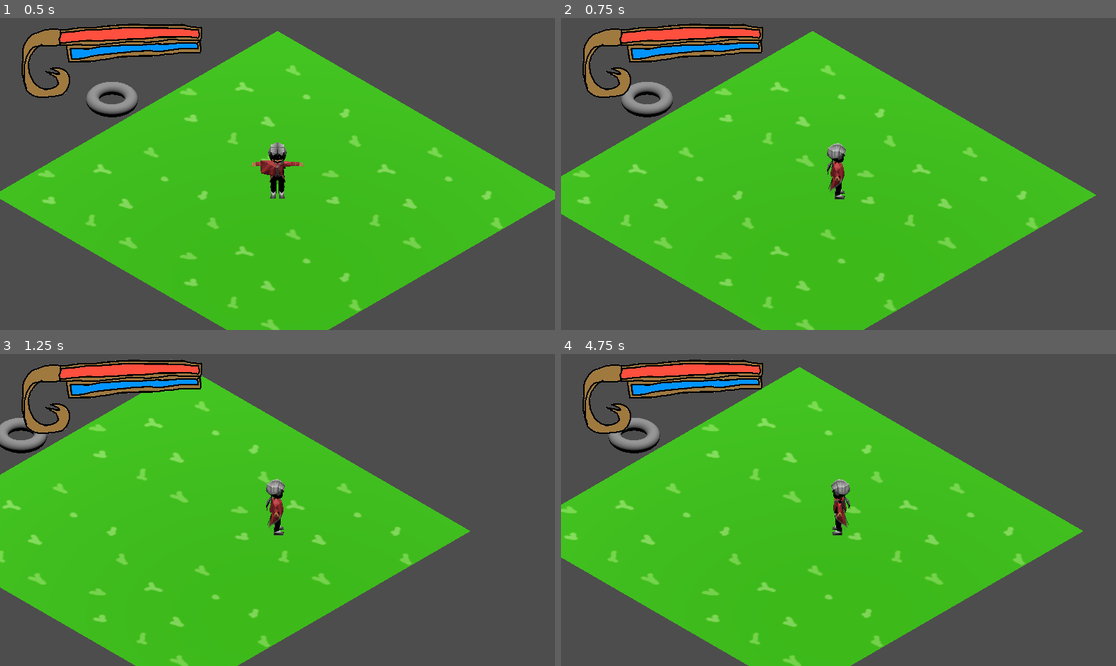
Above: before the commit, frames 1-4 (two rows, left to right).
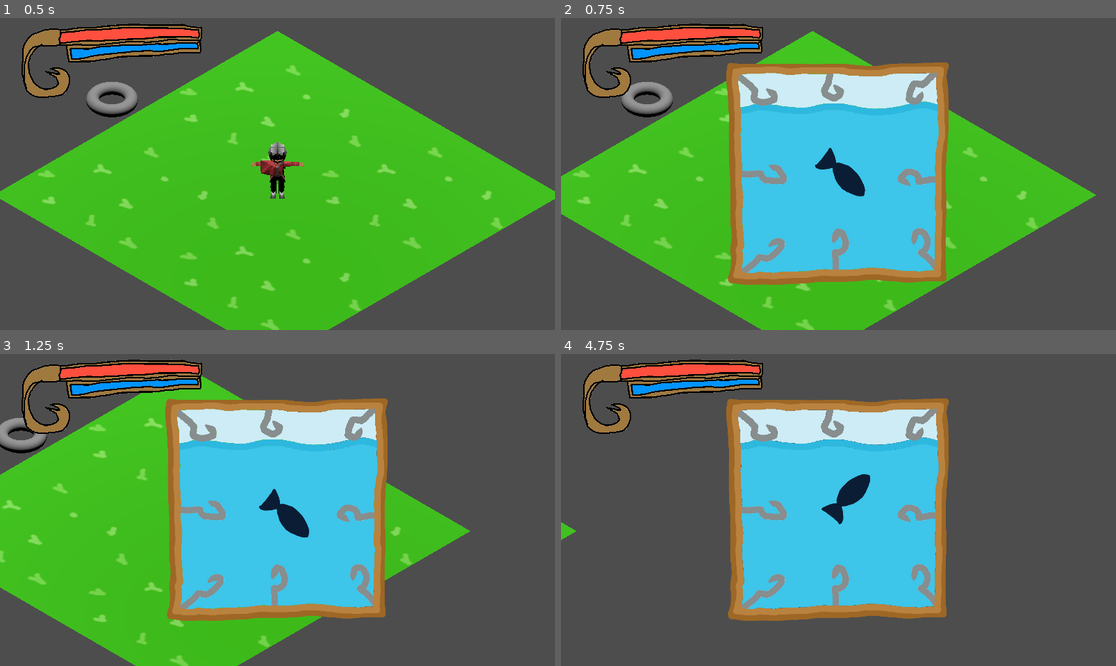
Above: after the commit, the same moments.

Repository: hcthoemmes/cathartic-casting-compulsion
Game: Godot game, scene res://Scenes/world_root.tscn
Two runs of this game, one before a commit and one after it. Both use one fixed random seed, a clock stepped at 60 frames per second and the inputs below.
Inputs:
- Up to frame 1 (0.5 s): no input
- Up to frame 2 (0.75 s): hold D (east) from 0.53 s (still down); tap Z (use) at 0.6 s
- Up to frame 3 (1.25 s): keep holding D (east)
- Up to frame 4 (4.75 s): release D (east) at 1.28 s; hold S (south) 1.28-2.03 s; tap Z (use) every 0.75 s from 1.35 to 4.35 s; hold D (east) 2.03-2.78 s; hold W (north) 2.78-3.53 s; hold A (west) from 3.53 s (still down)

Frame 1 is identical in both runs. In frame 2, 27% of the frame differs, in the area x 29-70%, y 14-86%; in frame 3, 27%; in frame 4, 54%, in the area x 0-94%, y 4-100%.

Commit message:
Fishing in 3D space

Diff:
--- a/Scenes/world_root.tscn
+++ b/Scenes/world_root.tscn
@@ -54,3 +54,6 @@
 
 [node name="MeshInstance3D" type="MeshInstance3D" parent="FishinHole"]
 mesh = ExtResource("5_uakgf")
+
+[connection signal="body_entered" from="FishinHole" to="angelo" method="_on_fishin_hole_body_entered"]
+[connection signal="body_exited" from="FishinHole" to="angelo" method="_on_fishin_hole_body_exited"]
--- a/Scripts/angelo.gd
+++ b/Scripts/angelo.gd
@@ -1,26 +1,39 @@
 extends CharacterBody3D
-
 
 const SPEED = 5.0
 const JUMP_VELOCITY = 4.5
 
+# There's some stuff I added that could/should be handled in a singleton (fishing state, scene loading)
+# I'll fix it later ÷P
+var fishing_possible := false
+var is_fishing		 := false
 
 func _physics_process(delta: float) -> void:
 	# Add the gravity.
-	if not is_on_floor():
-		velocity += get_gravity() * delta
+	if not is_on_floor(): velocity += get_gravity() * delta
 
-	# Get the input direction and handle the movement/deceleration.
-	# As good practice, you should replace UI actions with custom gameplay actions.
-	var input_dir := Input.get_vector("west", "east", "north", "south")
-	var direction := (transform.basis * Vector3(input_dir.x, 0, input_dir.y)).normalized()
-	if direction:
-		velocity.x = direction.x * SPEED
-		velocity.z = direction.z * SPEED
-		# Little hack, not actually what we wanna do cause it won't work for interaction and stuff but fine for a test :]
-		$joint0.rotation.y = atan2(velocity.x,velocity.z) + deg_to_rad(135)
-	else:
-		velocity.x = move_toward(velocity.x, 0, SPEED)
-		velocity.z = move_toward(velocity.z, 0, SPEED)
+	# If outside fishing minigame, get input
+	if !is_fishing:
+
+		if fishing_possible:
+			if Input.is_action_just_pressed("use"):
+				is_fishing = true
+				var f = load("res://Scenes/fishing.tscn").instantiate()
+				get_node("../CanvasLayer").add_child(f)
+
+		var input_dir := Input.get_vector("west", "east", "north", "south")
+		var direction := (transform.basis * Vector3(input_dir.x, 0, input_dir.y)).normalized()
+		if direction:
+			velocity.x = direction.x * SPEED
+			velocity.z = direction.z * SPEED
+			# Little hack, not actually what we wanna do cause it won't work for interaction and stuff but fine for a test :]
+			$joint0.rotation.y = atan2(velocity.x,velocity.z) + deg_to_rad(135)
+		else:
+			velocity.x = move_toward(velocity.x, 0, SPEED)
+			velocity.z = move_toward(velocity.z, 0, SPEED)
 
 	move_and_slide()
+
+
+func _on_fishin_hole_body_entered(body: Node3D) -> void: fishing_possible = true
+func _on_fishin_hole_body_exited(body: Node3D) -> void: fishing_possible = false
